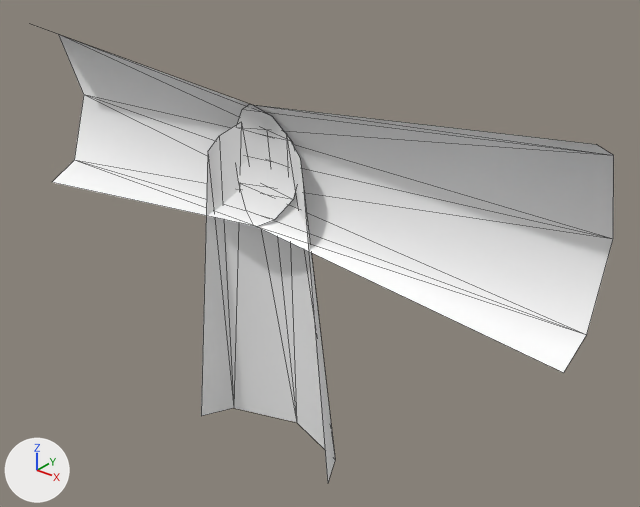
Before and after pictures for a commit that changed the FBX model Assets/Art/Models/Targets/Simulator Room/Simulator Room Target Highlight.fbx.
Rendered twice from a 50 mm lens placed at (1.073, -1.061, 0.578), pointed at (0.063, 0.202, -0.205). Every picture has the same lights, and +X, +Y and +Z are marked at lower left. Mesh edges are drawn as thin lines. Where no turn or scale is listed for an object, it has been applied to the vertices.

In view in the first picture: 'Highlight', 'Highlight_Left', 'Highlight_Right'.
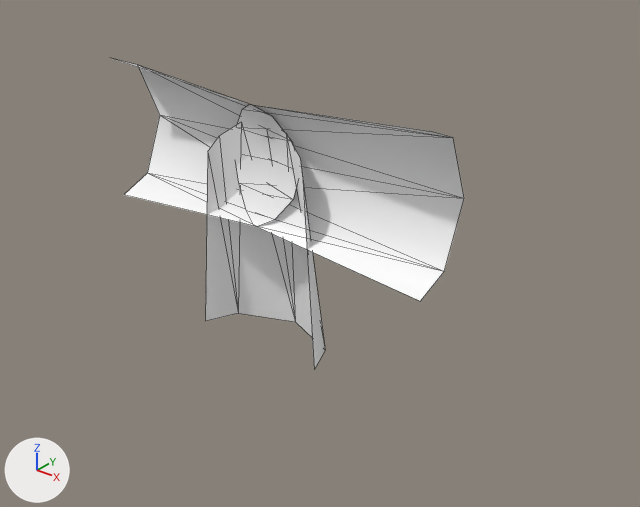
Changed parts and their boxes [x1, y1, x2, y2] in the pictures (640 x 507 px):
```json
{"object": "Highlight_Right", "change": "reshaped", "before": [237, 105, 614, 373], "after": [236, 105, 464, 301], "on screen": "39% narrower, 27% shorter"}
{"object": "Highlight", "change": "reshaped", "before": [201, 124, 335, 481], "after": [205, 124, 325, 369], "on screen": "10% narrower, 31% shorter"}
{"object": "Highlight_Left", "change": "reshaped", "before": [39, 27, 296, 227], "after": [115, 59, 297, 227], "on screen": "29% narrower, 16% shorter"}
```

Scene script edits in JSON lines:
```json
{"block": "me_mesh", "where": "me_mesh.from_pydata(...)  # 12 vertices, 10 faces; spans x -0.185..0.185, y 0.075..0.196, z -0.648..0.084"}
{"block": "me_mesh", "where": "# used by ob_highlight; location = (0.0, 0.0, 0.0)"}
{"block": "me_mesh", "change": "me_mesh part 1"}
{"op": "set", "path": "me_mesh.vertices[7].co", "old": "(-0.149, 0.146, -0.647)", "new": "(-0.121, 0.146, -0.383)", "note": "pixel (233, 408) -> pixel (238, 313)"}
{"op": "set", "path": "me_mesh.vertices[8].co", "old": "(0.0, 0.196, -0.648)", "new": "(0.0, 0.196, -0.384)", "note": "pixel (296, 422) -> pixel (295, 321)"}
{"op": "set", "path": "me_mesh.vertices[9].co", "old": "(0.149, 0.146, -0.647)", "new": "(0.121, 0.146, -0.383)", "note": "pixel (335, 459) -> pixel (325, 350)"}
{"op": "set", "path": "me_mesh.vertices[10].co", "old": "(0.185, 0.075, -0.646)", "new": "(0.15, 0.075, -0.382)", "note": "not seen -> pixel (314, 369)"}
{"op": "set", "path": "me_mesh.vertices[11].co", "old": "(-0.185, 0.075, -0.646)", "new": "(-0.15, 0.075, -0.382)", "note": "pixel (201, 416) -> pixel (205, 321)"}
{"block": "me_mesh_001", "where": "me_mesh_001.from_pydata(...)  # 12 vertices, 10 faces; spans x -0.084..0.648, y 0.075..0.196, z -0.185..0.185"}
{"block": "me_mesh_001", "where": "# used by ob_highlight_right; location = (0.0, 0.0, 0.0)"}
{"block": "me_mesh_001", "change": "me_mesh_001 part 3"}
{"op": "set", "path": "me_mesh_001.vertices[7].co", "old": "(0.647, 0.146, -0.149)", "new": "(0.383, 0.146, -0.121)", "note": "pixel (586, 334) -> pixel (444, 271)"}
{"op": "set", "path": "me_mesh_001.vertices[8].co", "old": "(0.648, 0.196, 0.0)", "new": "(0.384, 0.196, 0.0)", "note": "pixel (613, 238) -> pixel (464, 198)"}
{"op": "set", "path": "me_mesh_001.vertices[9].co", "old": "(0.647, 0.146, 0.149)", "new": "(0.383, 0.146, 0.121)", "note": "pixel (613, 155) -> pixel (453, 137)"}
{"op": "set", "path": "me_mesh_001.vertices[10].co", "old": "(0.646, 0.075, 0.185)", "new": "(0.382, 0.075, 0.15)", "note": "pixel (596, 144) -> pixel (429, 131)"}
{"op": "set", "path": "me_mesh_001.vertices[11].co", "old": "(0.646, 0.075, -0.185)", "new": "(0.382, 0.075, -0.15)", "note": "pixel (563, 372) -> pixel (420, 301)"}
{"block": "me_mesh_002", "where": "me_mesh_002.from_pydata(...)  # 12 vertices, 10 faces; spans x -0.648..0.084, y 0.075..0.196, z -0.185..0.185"}
{"block": "me_mesh_002", "where": "# used by ob_highlight_left; location = (0.0, 0.0, 0.0)"}
{"block": "me_mesh_002", "change": "me_mesh_002 part 2"}
{"op": "set", "path": "me_mesh_002.vertices[7].co", "old": "(-0.647, 0.146, 0.149)", "new": "(-0.383, 0.146, 0.121)", "note": "pixel (58, 34) -> pixel (137, 64)"}
{"op": "set", "path": "me_mesh_002.vertices[8].co", "old": "(-0.648, 0.196, 0.0)", "new": "(-0.384, 0.196, 0.0)", "note": "pixel (83, 94) -> pixel (159, 115)"}
{"op": "set", "path": "me_mesh_002.vertices[9].co", "old": "(-0.647, 0.146, -0.149)", "new": "(-0.383, 0.146, -0.121)", "note": "pixel (74, 160) -> pixel (147, 173)"}
{"op": "set", "path": "me_mesh_002.vertices[10].co", "old": "(-0.646, 0.075, -0.185)", "new": "(-0.382, 0.075, -0.15)", "note": "pixel (51, 182) -> pixel (123, 194)"}
{"op": "set", "path": "me_mesh_002.vertices[11].co", "old": "(-0.646, 0.075, 0.185)", "new": "(-0.382, 0.075, 0.15)"}
```
